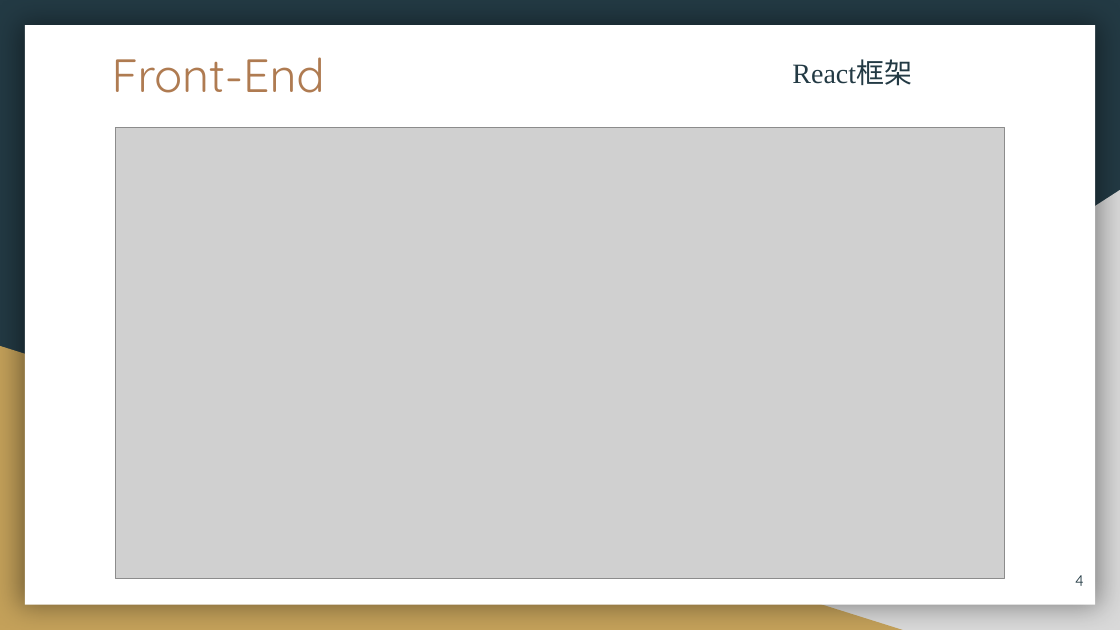
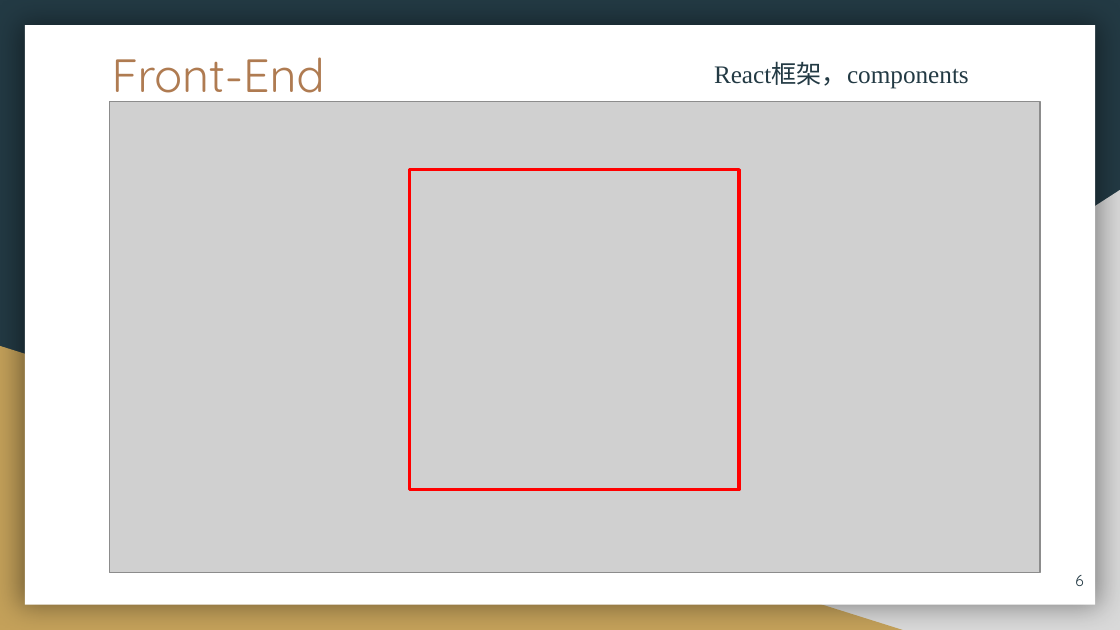
Before and after one commit to Jeffrey-maker/to-do-list, a slide deck: slide 6 of To Do List.pptx (slide 4 before the commit). Drawn at 1120x630 pixels with LibreOffice and Linux fonts; fonts in the diff are those of the drawing; grey boxes stand for pictures. Boxes give left, top, right and bottom in pixels: in the first picture for what was removed or moved away, otherwise in the second. Text is boxed around its words. In the diff, an @@ line names an element or a change of style, - is before the commit and + after.

```diff
--- a/To Do List.pptx
+++ b/To Do List.pptx
@@ text at (714,63,969,89): text changed; size 18 to 16.2 pt @@
-React框架
+React框架，components
@@ picture: place and size @@
-picture at (115,128,1005,579)
+picture at (110,102,1040,573)
@@ rectangle added at (410,169,739,489), outline #FF0000 2 pt @@
@@ page number at (1075,575,1083,586): text changed @@
-4
+6
```
Also in this commit, not shown: 2 other slides changed, 3 slides added, 2 other files.
